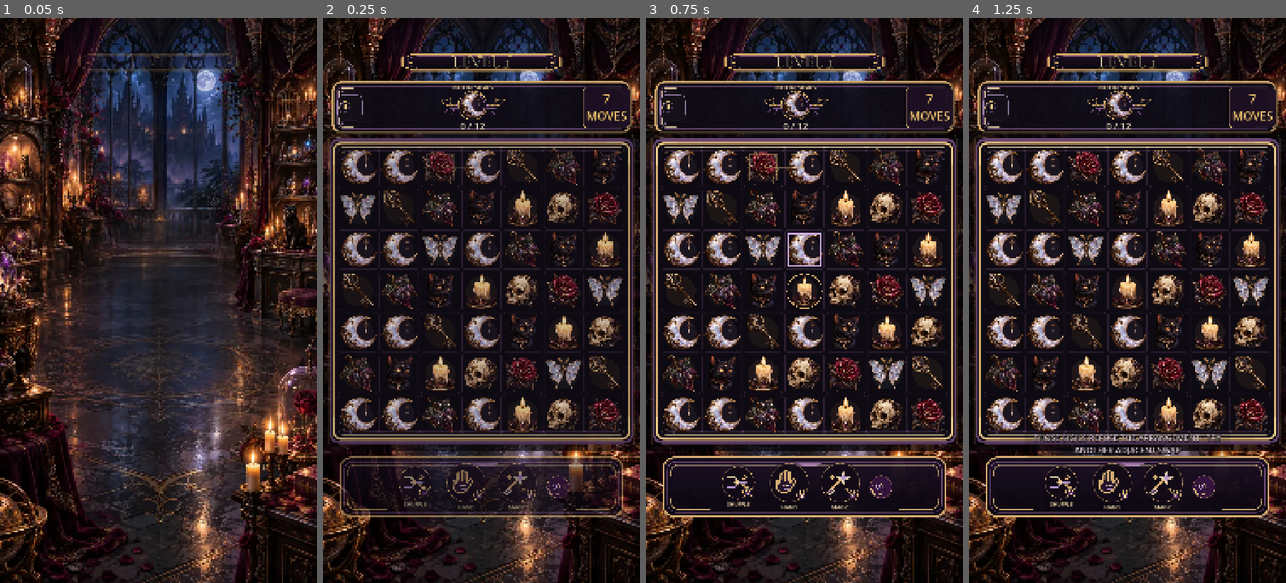
Above: before the commit, frames 1-4 (left to right).
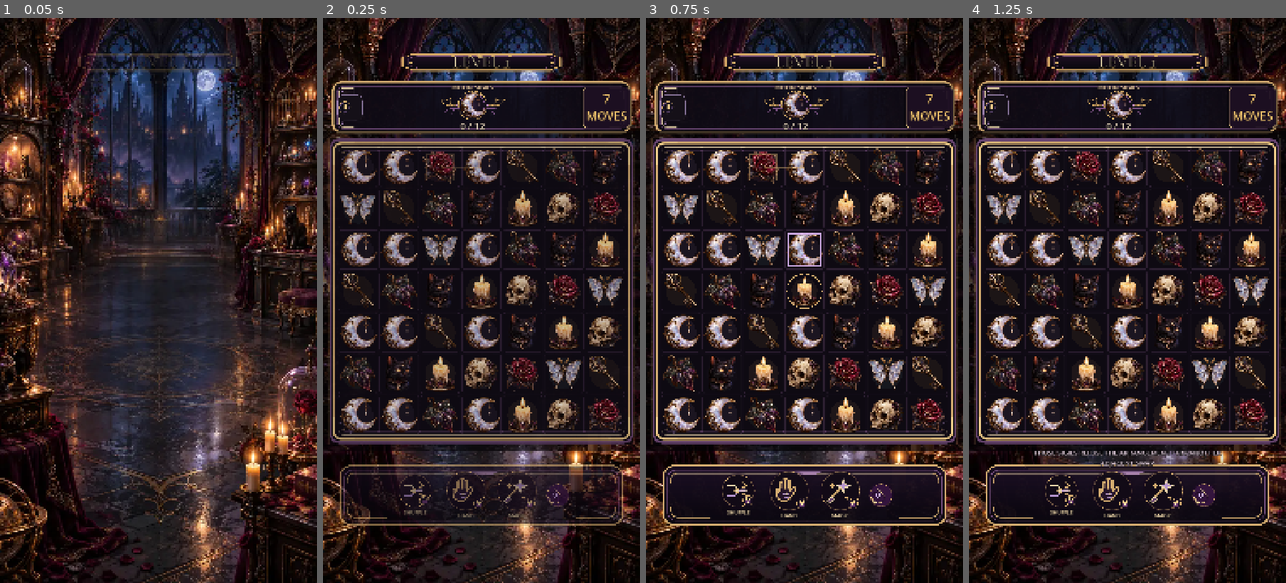
Above: after the commit, the same moments.

Repository: Jay-prodesign/akilta-match3
Game: Godot game, scene res://src/ui/gameplay/gameplay_screen.tscn
The game is run twice, just before and just after one commit, with the same random seed, the same clock (stepped at 60 frames per second) and the same inputs. This scene is started directly instead of the project's main scene.
Inputs (mouse positions are in pixels of both pictures, inside the frame that each line leads up to):
- Up to frame 1 (0.05 s): no input
- Up to frame 2 (0.25 s): no input
- Up to frame 3 (0.75 s): drag from (804, 289) to (836, 176) at 0.52 s
- Up to frame 4 (1.25 s): no input

Frame 1 is identical in both runs. In frame 2, 3.8% of the frame differs, in the area x 5-95%, y 77-90%; in frame 3, 4.8%; in frame 4, 6.0%, in the area x 5-95%, y 73-90%.

Commit message:
Give gameplay impacts a dedicated board-to-booster band

Diff:
--- a/src/ui/gameplay/gameplay_screen.gd
+++ b/src/ui/gameplay/gameplay_screen.gd
@@ -55,7 +55,7 @@
 const AUTO_HINT_DELAY_SECONDS := 9.0
 const GUIDED_HINT_DELAY_SECONDS := 4.0
 const BOOSTER_TRAY_ANCHOR_TOP := 0.775
-const BOOSTER_TRAY_BOARD_GAP := 36.0
+const BOOSTER_TRAY_BOARD_GAP := 64.0
 const BOOSTER_TRAY_HEIGHT := 220.0
 const BOOSTER_ART_PATHS := {
 	"hint": KEEPER_ART_PATH,
@@ -300,6 +300,18 @@
 	var delta := desired_top - _booster_tray.global_position.y
 	_booster_tray.offset_top += delta
 	_booster_tray.offset_bottom += delta
+	_align_impact_feedback_band(board_bottom)
+
+func _align_impact_feedback_band(board_bottom: float) -> void:
+	if hint_label == null or _booster_tray == null:
+		return
+	var viewport_height := float(get_viewport().get_visible_rect().size.y)
+	var desired_top := board_bottom + 8.0
+	var available_height := maxf(0.0, float(_booster_tray.global_position.y) - desired_top - 8.0)
+	var desired_height := minf(44.0, available_height)
+	var anchor_origin := hint_label.anchor_top * viewport_height
+	hint_label.offset_top = desired_top - anchor_origin
+	hint_label.offset_bottom = hint_label.offset_top + desired_height
 
 func gameplay_native_layout_contract() -> Dictionary:
 	if _booster_tray == null or board_view == null:
@@ -313,6 +325,12 @@
 	var board_rect: Rect2 = (board_view as Control).get_global_rect()
 	var tray_rect: Rect2 = _booster_tray.get_global_rect()
 	var board_to_booster_gap: float = tray_rect.position.y - board_rect.end.y
+	var hint_rect: Rect2 = hint_label.get_global_rect() if hint_label != null else Rect2()
+	var impact_band_clear := (
+		hint_label != null
+		and hint_rect.position.y >= board_rect.end.y + 6.0
+		and hint_rect.end.y <= tray_rect.position.y - 6.0
+	)
 	var booster_visible := _booster_tray.visible
 	var booster_settled := booster_visible and _booster_tray.modulate.a >= 0.95
 	var booster_inside_viewport := (
@@ -326,6 +344,9 @@
 		"booster_settled": booster_settled,
 		"booster_inside_viewport": booster_inside_viewport,
 		"board_to_booster_gap": board_to_booster_gap,
+		"impact_band_clear": impact_band_clear,
+		"impact_top": hint_rect.position.y,
+		"impact_bottom": hint_rect.end.y,
 		"board_bottom": board_rect.end.y,
 		"booster_top": tray_rect.position.y,
 		"booster_bottom": tray_rect.end.y,
@@ -824,17 +845,17 @@
 		return
 	hint_label.visible = true
 	var color := Color("#F4E5D3")
-	var size_px := 28
+	var size_px := 23
 	match mode:
 		"blocker":
 			color = Color("#F0CE8A")
-			size_px = 29
+			size_px = 24
 		"special":
 			color = Color("#E8C987")
 			size_px = 29
 		"combo":
 			color = Color("#E7C8FF")
-			size_px = 30
+			size_px = 25
 		"cascade":
 			color = Color("#DDB7F5")
 			size_px = 29
@@ -1025,6 +1046,8 @@
 
 func _show_result_if_terminal(result: String) -> void:
 	if result == "won":
+		if hint_label != null:
+			hint_label.visible = false
 		haptics.request_terminal("won")
 		feedback_requested.emit("win")
 		_pending_win = true
@@ -1053,6 +1076,8 @@
 			_result_reveal_fx.play(_reduced_motion or replay_mode)
 		result_state_changed.emit("won")
 	elif result == "failed":
+		if hint_label != null:
+			hint_label.visible = false
 		haptics.request_terminal("failed")
 		feedback_requested.emit("fail")
 		_pending_win = false
